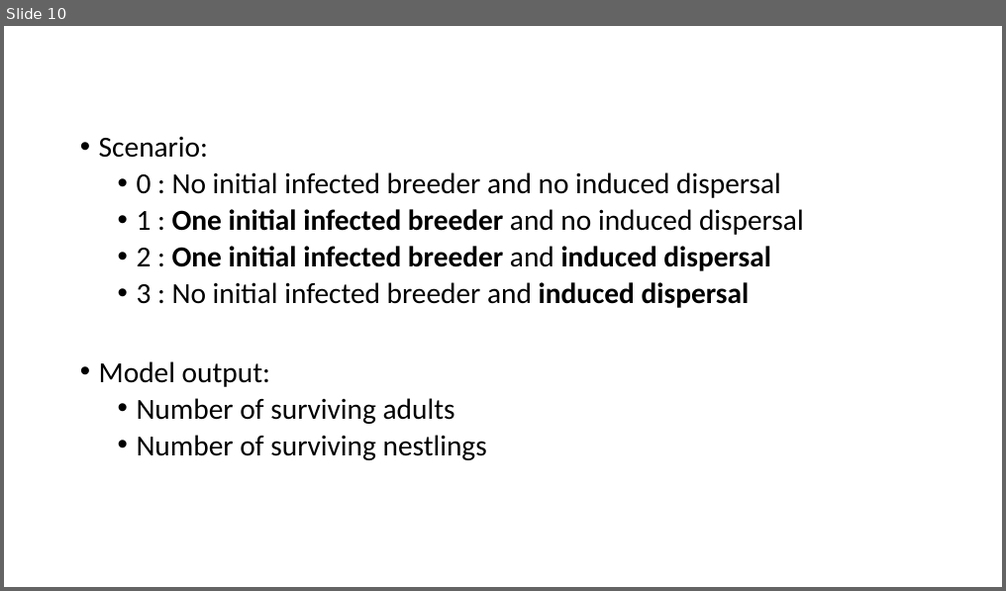
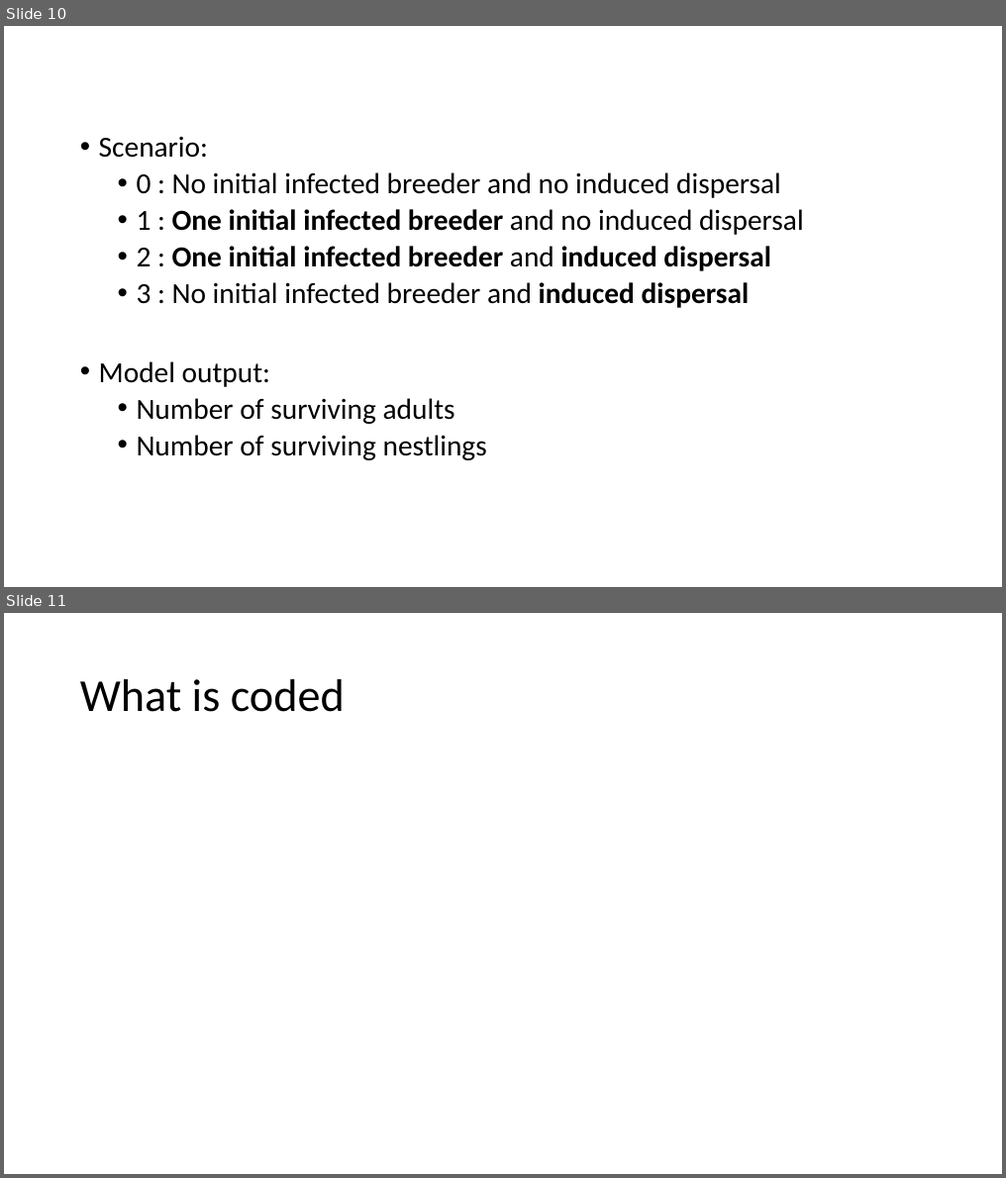
Before and after one commit to ORumianowski/hpai_mitigation, a slide deck: 01_meeting_documents/hpai_mitagation_project_v2.pptx. Shown one above the other, each under a label of ours: slide 10 before the commit, slides 10 and 11 after it. The pictures are 1006x591 and 1006x1178 pixels, drawn with LibreOffice and Linux fonts; fonts in the diff are those of the drawing. Boxes give left, top, right and bottom in pixels: in the first picture for what was removed or moved away, otherwise in the second. Text is boxed around its words. In the diff, an @@ line names an element or a change of style, - is before the commit and + after.

```diff
--- a/01_meeting_documents/hpai_mitagation_project_v2.pptx
+++ b/01_meeting_documents/hpai_mitagation_project_v2.pptx
@@ slide 11 added at [4, 613, 1002, 1174], background #FFFFFF @@
@@ title added at [80, 679, 345, 712], 44 pt, text #000000 @@
+What is coded
```
Also in this commit, not shown: 1 other slide added, 1 other file.
